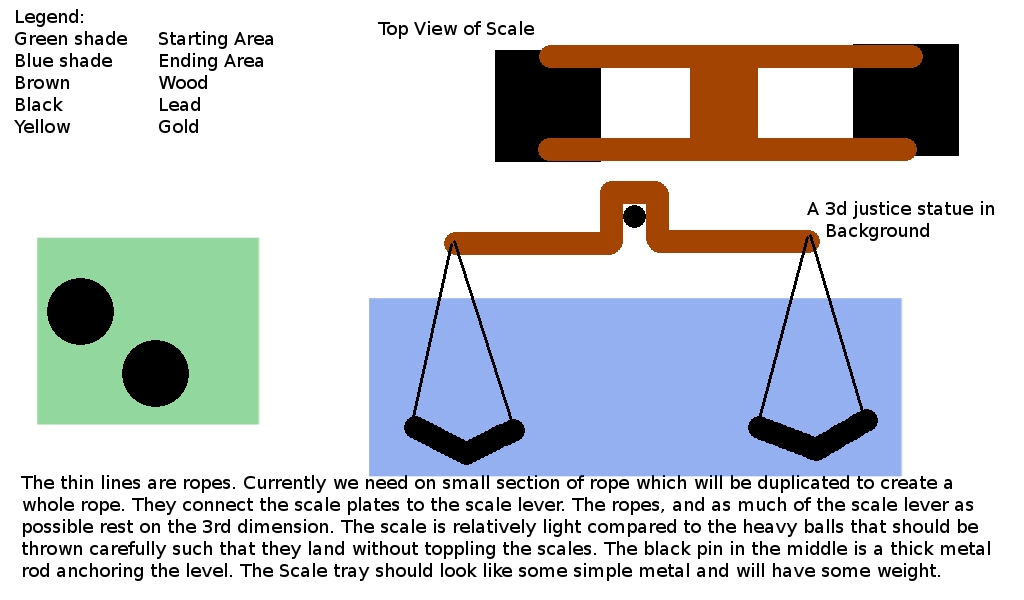
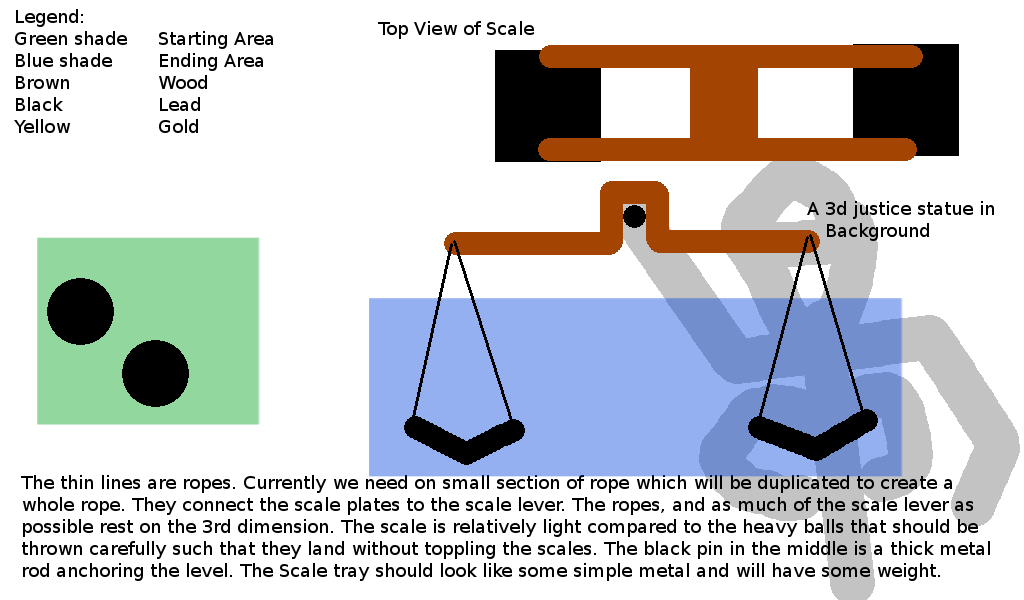
Before/after of a 1024 x 600 layered artwork. What changed in the layer stack:
painted on "Background" over [623, 161, 1020, 600]
